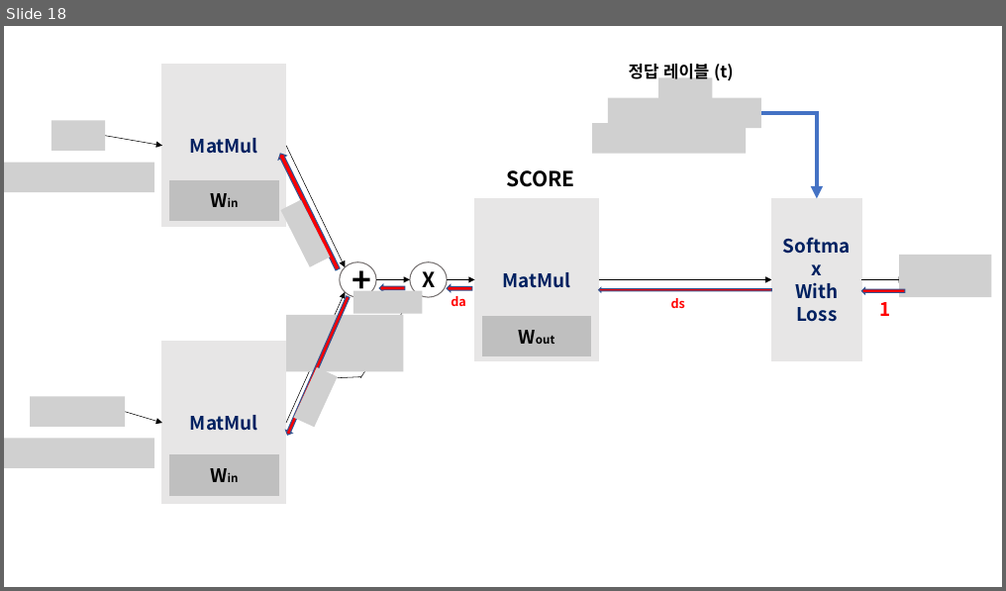
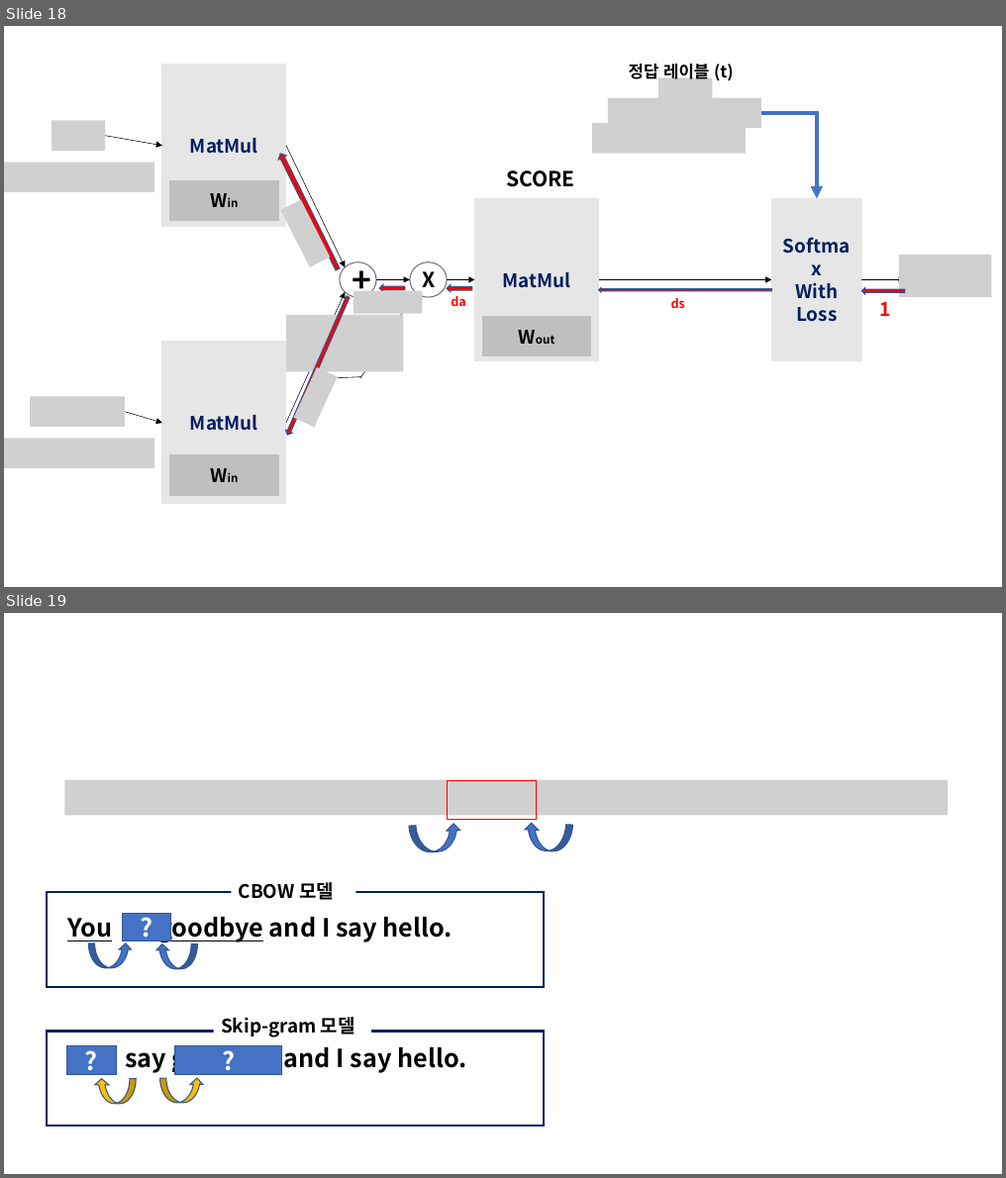
Before and after one commit to DeepHaeJoong/DeepLearningFromScratch_II, a slide deck: 연습용 II.pptm. Shown one above the other, each under a label of ours: slide 18 before the commit, slides 18 and 19 after it. The pictures are 1006x591 and 1006x1178 pixels, drawn with LibreOffice and Linux fonts; fonts in the diff are those of the drawing; grey boxes stand for pictures. Boxes give left, top, right and bottom in pixels: in the first picture for what was removed or moved away, otherwise in the second. Text is boxed around its words. In the diff, an @@ line names an element or a change of style, - is before the commit and + after.

```diff
--- a/연습용 II.pptm
+++ b/연습용 II.pptm
@@ slide 19 added at bbox=[4, 613, 1002, 1174], background #FFFFFF @@
@@ picture added at bbox=[64, 780, 948, 815] @@
@@ rectangle added at bbox=[448, 780, 537, 819], outline #FF0000 1 pt @@
@@ curved right arrow added at bbox=[409, 824, 462, 854], fill #4472C4, outline #325491 1 pt @@
@@ curved left arrow added at bbox=[524, 823, 573, 853], fill #4472C4, outline #325491 1 pt @@
@@ rectangle added at bbox=[47, 892, 544, 987], outline #002060 2 pt @@
@@ text added at bbox=[239, 882, 334, 900], 18 pt, text #000000, bold @@
+CBOW 모델
@@ text added at bbox=[67, 913, 452, 944], 24 pt, text #000000, bold @@
+You goodbye and I say hello.
@@ rectangle added at bbox=[122, 913, 171, 942], fill #4472C4, outline #325491 1 pt, 24 pt, text #FFFFFF, bold @@
+?
@@ curved up arrow added at bbox=[88, 944, 132, 968], fill #4472C4, outline #325491 1 pt @@
@@ curved left arrow added at bbox=[155, 945, 197, 969], fill #4472C4, outline #325491 1 pt @@
@@ text added at bbox=[221, 1017, 355, 1038], 18 pt, text #000000, bold @@
+Skip-gram 모델
@@ rectangle added at bbox=[47, 1032, 544, 1127], outline #002060 2 pt @@
@@ rectangle added at bbox=[67, 1047, 116, 1075], fill #4472C4, outline #325491 1 pt, 24 pt, text #FFFFFF, bold @@
+?
@@ text added at bbox=[69, 1042, 467, 1073], 24 pt, text #000000, bold @@
+You say goodbye and I say hello.
@@ rectangle added at bbox=[175, 1047, 282, 1075], fill #4472C4, outline #325491 1 pt, 24 pt, text #FFFFFF, bold @@
+?
@@ curved left arrow added at bbox=[94, 1079, 136, 1104], fill #FFC000, outline #325491 1 pt @@
@@ curved up arrow added at bbox=[159, 1078, 203, 1103], fill #FFC000, outline #325491 1 pt @@
```
Also in this commit, not shown: 1 other slide added, 6 other files.
